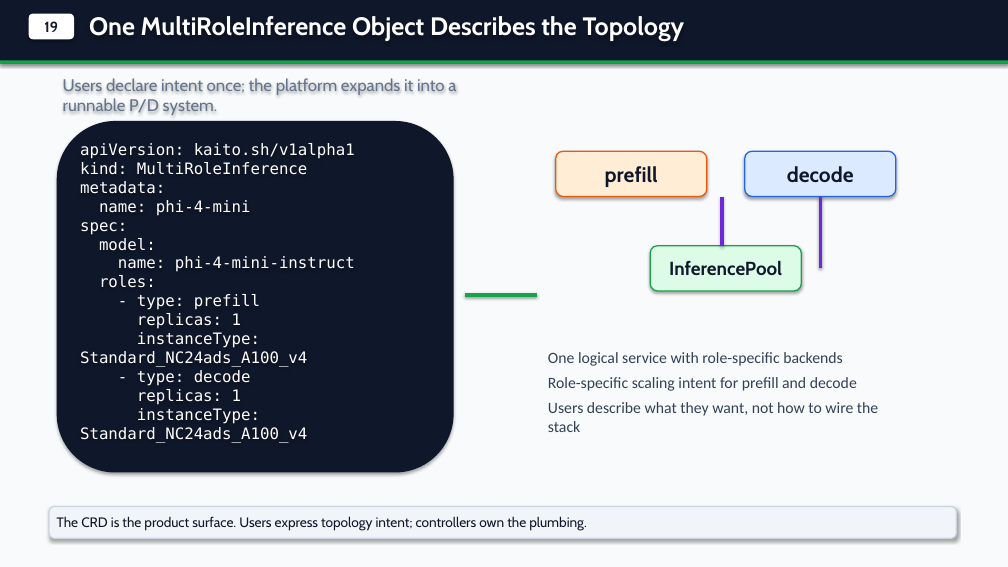
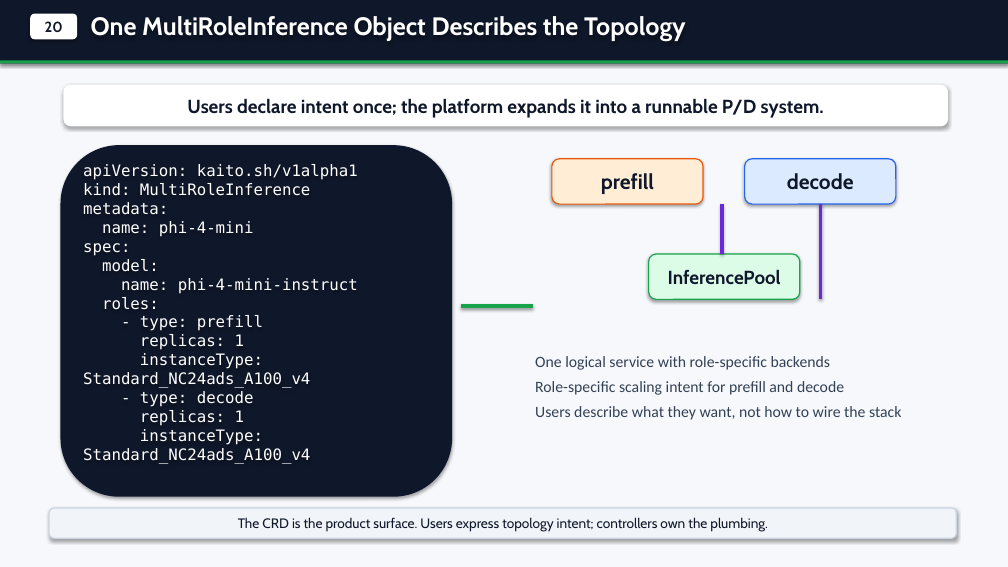
Before and after one commit to andyzhangx/demo, a slide deck: slide 4 of llm/kaito-llm-d-pd-slides.pptx (slide 3 before the commit). Drawn at 1008x567 pixels with LibreOffice and Linux fonts; fonts in the diff are those of the drawing. Boxes give left, top, right and bottom in pixels: in the first picture for what was removed or moved away, otherwise in the second. Text is boxed around its words. In the diff, an @@ line names an element or a change of style, - is before the commit and + after.

Commit message:
docs: align kaito llm-d pd deck with kubecon style

```diff
--- a/llm/kaito-llm-d-pd-slides.pptx
+++ b/llm/kaito-llm-d-pd-slides.pptx
@@ background #F8FAFC to #F6F8FC @@
@@ text in rounded rectangle at (x1=45, y1=21, x2=63, y2=32): text changed @@
-19
+20
@@ rounded rectangle "Users declare intent once; the ..." resized from (x1=63, y1=78, x2=456, y2=115) to (x1=64, y1=85, x2=948, y2=126) @@
@@ rounded rectangle "Users declare intent once; the ..." at (x1=64, y1=85, x2=948, y2=126): size 16 to 18 pt, text colour #64748B to #0F172A, bold on; alignment left to centre; fill none to #FFFFFF; shadow on @@
@@ rounded rectangle resized from (x1=57, y1=121, x2=454, y2=473) to (x1=60, y1=145, x2=452, y2=497) @@
@@ text "apiVersion: kaito.sh/v1alpha1 kind: MultiRoleInference metad ..." moved from (x1=80, y1=143, x2=355, y2=440) to (x1=83, y1=164, x2=358, y2=464) @@
@@ rounded rectangle "prefill" moved from (x1=556, y1=151, x2=707, y2=197) to (x1=552, y1=159, x2=703, y2=204) @@
@@ rounded rectangle "prefill" at (x1=552, y1=159, x2=703, y2=204): outline #EA580C 1.2 pt to #EA580C 1.1 pt @@
@@ rounded rectangle "decode" moved from (x1=745, y1=151, x2=896, y2=197) to (x1=745, y1=159, x2=896, y2=204) @@
@@ rounded rectangle "decode" at (x1=745, y1=159, x2=896, y2=204): outline #2563EB 1.2 pt to #2563EB 1.1 pt @@
@@ line moved from (722, 197) - (722, 246) to (722, 204) - (722, 254) @@
@@ line moved from (820, 268) - (820, 197) to (820, 299) - (820, 204) @@
@@ rounded rectangle "InferencePool" moved from (x1=650, y1=246, x2=802, y2=291) to (x1=649, y1=254, x2=800, y2=299) @@
@@ rounded rectangle "InferencePool" at (x1=649, y1=254, x2=800, y2=299): outline #16A34A 1.2 pt to #16A34A 1.1 pt @@
@@ line moved from (465, 295) - (537, 295) to (461, 306) - (533, 306) @@
@@ text "One logical service with role-specific ..." rewrapped from (x1=548, y1=352, x2=878, y2=432) to (x1=535, y1=356, x2=901, y2=420) @@
@@ rounded rectangle "The CRD is the product ..." at (x1=49, y1=508, x2=957, y2=538): alignment left to centre; outline #CBD5E1 1.2 pt to #CBD5E1 1.1 pt @@
```
Also in this commit, not shown: 9 other slides changed, 1 slide added, 1 other file.
